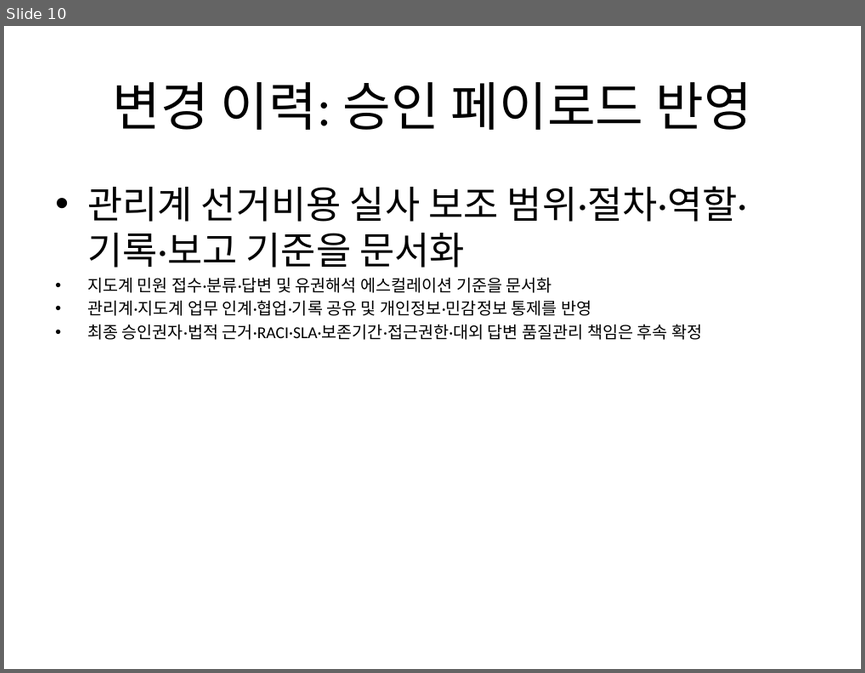
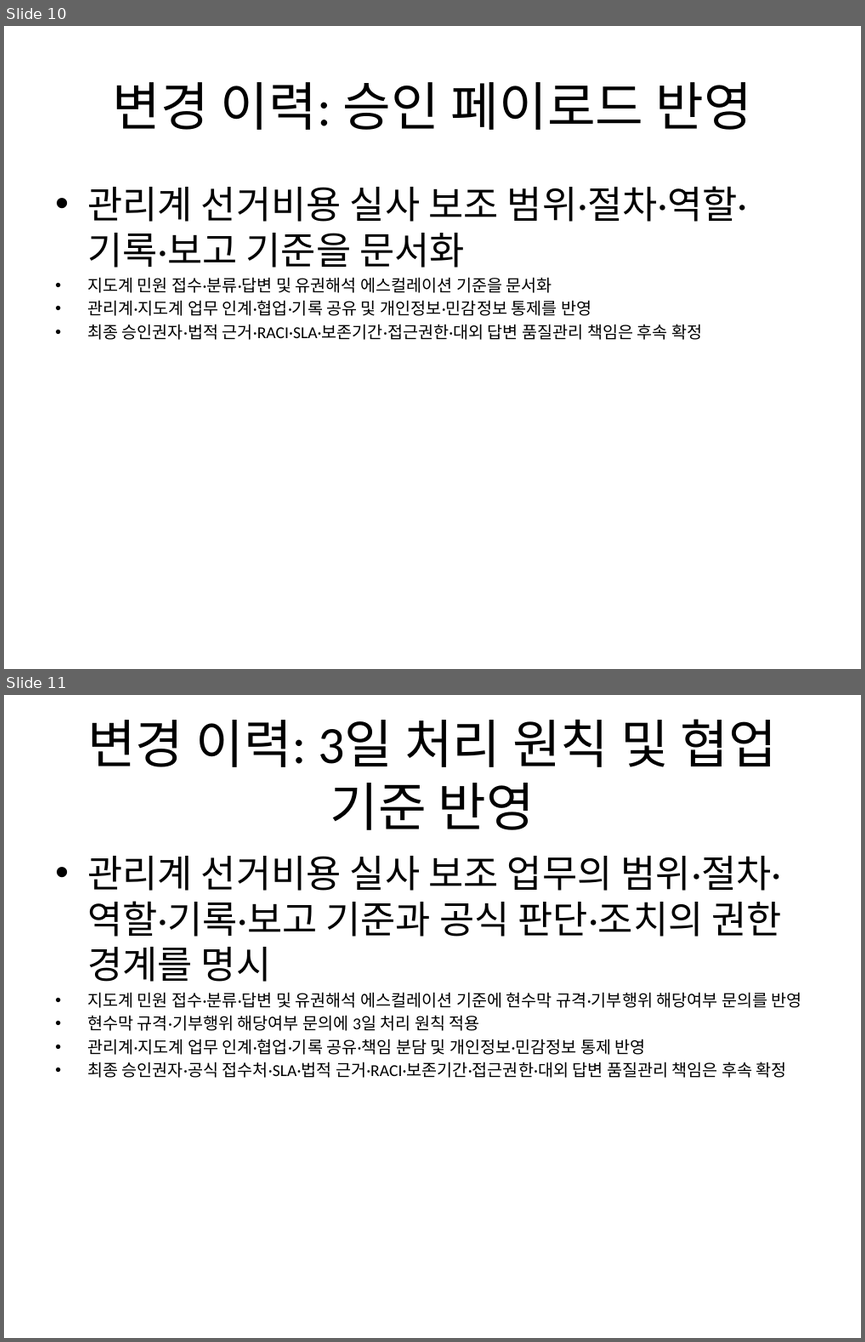
Before and after one commit to Abraxaspark91/n8n_termpjt, a slide deck: scenarios/S10_election_office_support/deliverables/선관위_업무브리핑_덱.pptx. Shown one above the other, each under a label of ours: slide 10 before the commit, slides 10 and 11 after it. The pictures are 865x673 and 865x1342 pixels, drawn with LibreOffice and Linux fonts; fonts in the diff are those of the drawing. Boxes give left, top, right and bottom in pixels: in the first picture for what was removed or moved away, otherwise in the second. Text is boxed around its words. In the diff, an @@ line names an element or a change of style, - is before the commit and + after.

```diff
--- a/scenarios/S10_election_office_support/deliverables/선관위_업무브리핑_덱.pptx
+++ b/scenarios/S10_election_office_support/deliverables/선관위_업무브리핑_덱.pptx
@@ slide 11 added at (4, 695, 861, 1338), background #FFFFFF @@
@@ title added at (87, 719, 777, 830), 44 pt, text #000000 @@
+변경 이력: 3일 처리 원칙 및 협업 기준 반영
@@ text added at (87, 856, 802, 1077), 14 pt, text #000000 @@
+• 관리계 선거비용 실사 보조 업무의 범위·절차·역할·기록·보고 기준과 공식 판단·조치의 권한 경계를 명시
+• 지도계 민원 접수·분류·답변 및 유권해석 에스컬레이션 기준에 현수막 규격·기부행위 해당여부 문의를 반영
+• 현수막 규격·기부행위 해당여부 문의에 3일 처리 원칙 적용
+• 관리계·지도계 업무 인계·협업·기록 공유·책임 분담 및 개인정보·민감정보 통제 반영
+• 최종 승인권자·공식 접수처·SLA·법적 근거·RACI·보존기간·접근권한·대외 답변 품질관리 책임은 후속 확정
```
Also in this commit, not shown: 8 other files.
